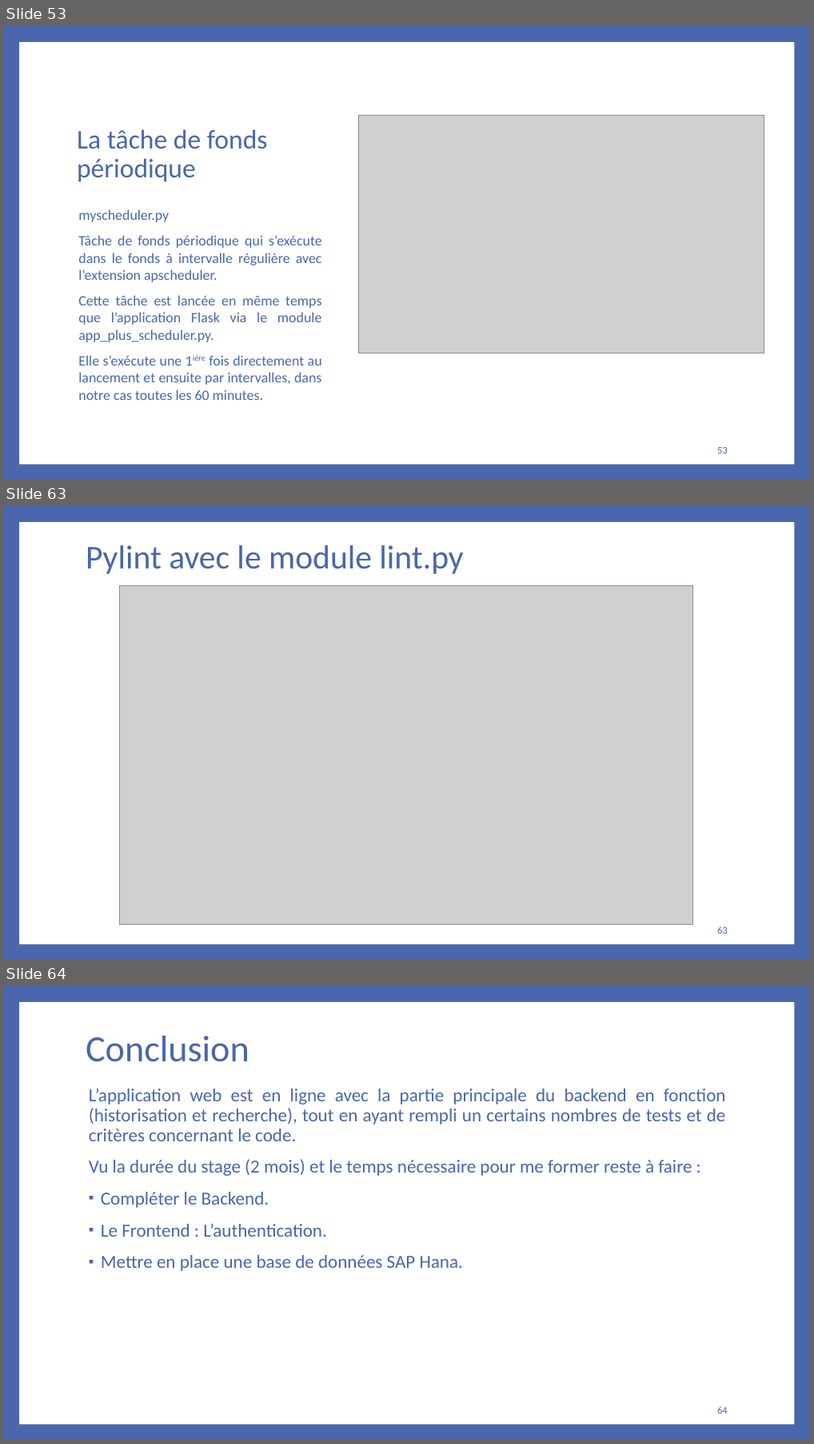
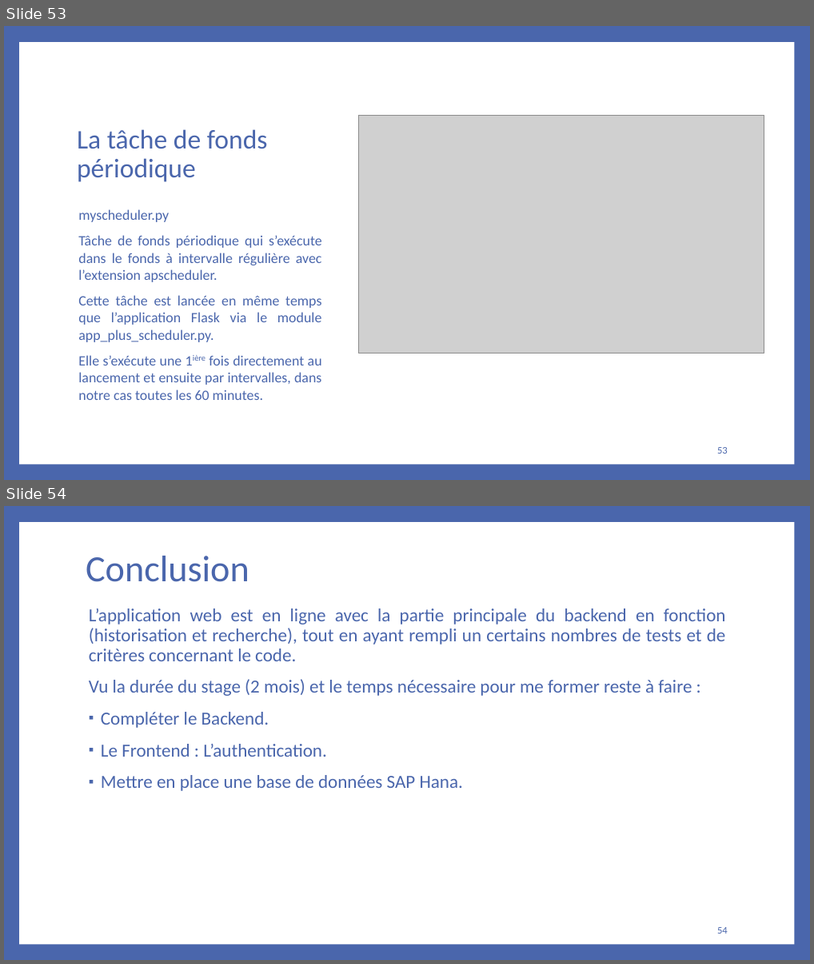
Before and after one commit to bakedpotato191/projet, a slide deck: rapport.PPTX. Shown one above the other, each under a label of ours: slides 53, 63 and 64 before the commit, slides 53 and 54 after it; the slides between them are not shown. The pictures are 814x1444 and 814x964 pixels, drawn with LibreOffice and Linux fonts; fonts in the diff are those of the drawing; grey boxes stand for pictures. Boxes give left, top, right and bottom in pixels: in the first picture for what was removed or moved away, otherwise in the second. Text is boxed around its words. In the diff, an @@ line names an element or a change of style, - is before the commit and + after.

```diff
--- a/rapport.PPTX
+++ b/rapport.PPTX
@@ slide 63 removed at bbox=[4, 506, 810, 960], background #4A66AC; not listed: 1 template element that a slide beside it also shows @@
@@ title removed at bbox=[86, 545, 463, 574] @@
-Pylint avec le module lint.py
@@ picture removed at bbox=[119, 585, 693, 924] @@
@@ page number removed at bbox=[718, 926, 728, 933] @@
-63
@@ what was slide 64 is now slide 54 @@
@@ page number at bbox=[718, 927, 728, 933]: text changed @@
-64
+54
```
Also in this commit, not shown: 9 other slides removed, 44 other files.
